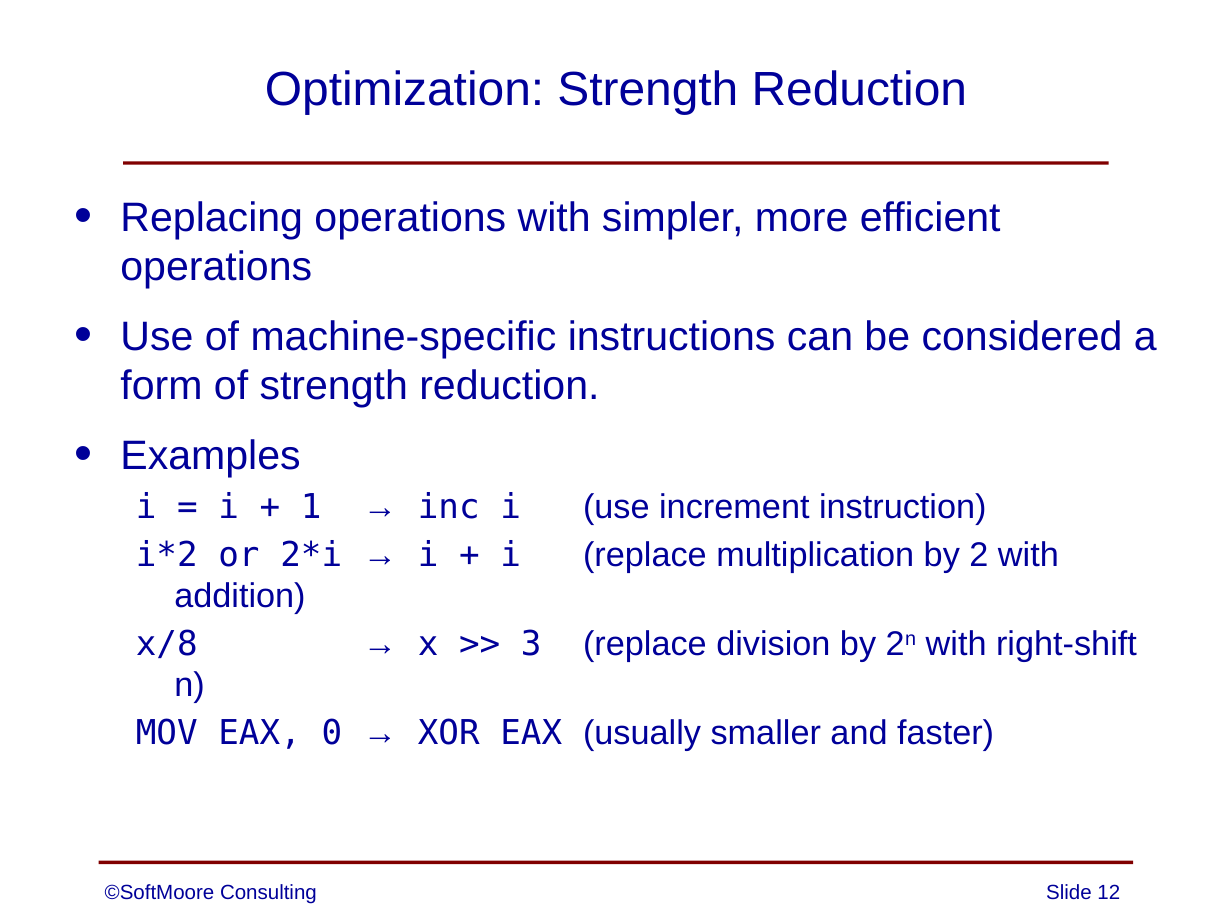
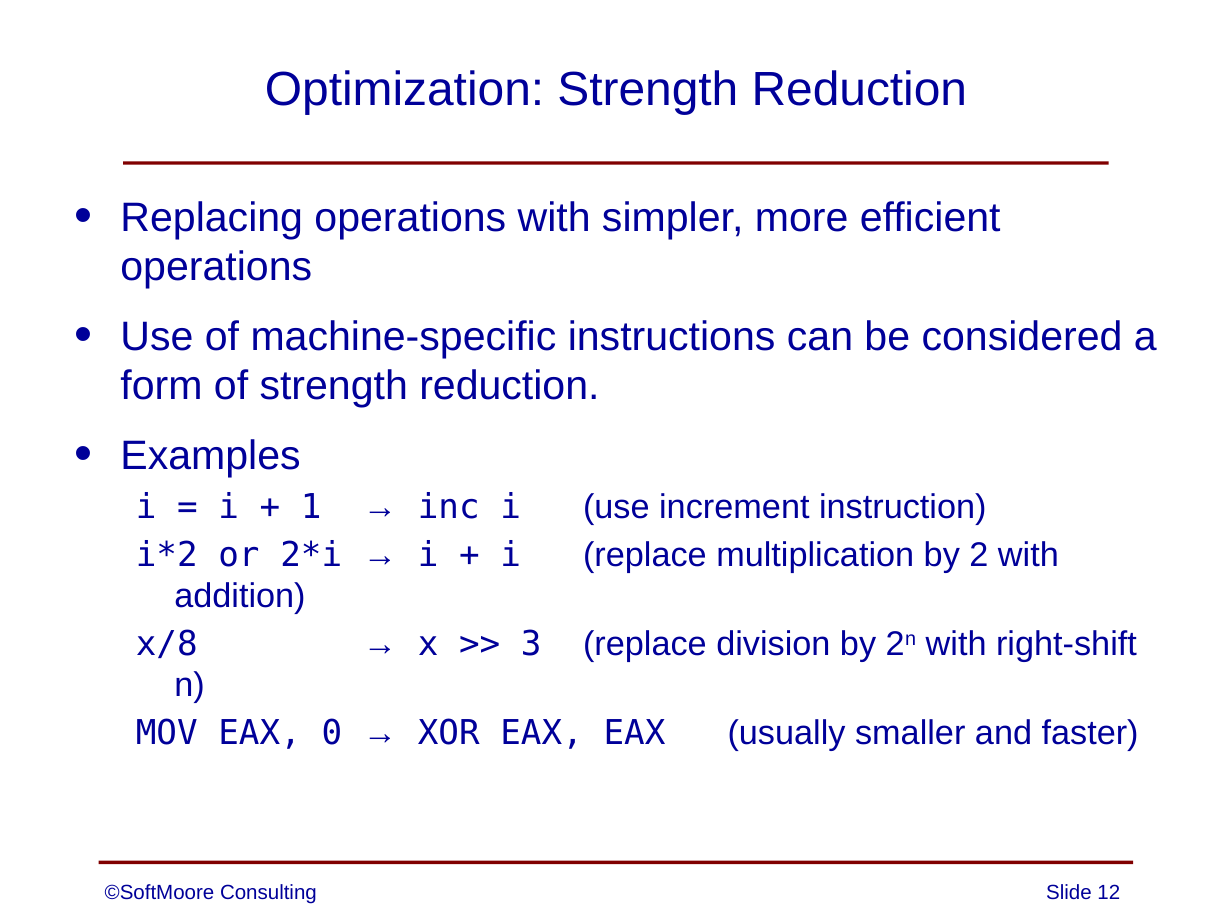
Before and after one commit to SoftMoore/CPRL-Java-4th, a slide deck: slide 12 of PowerPoints/12 - Optimization.pptx. Drawn at 1232x924 pixels with LibreOffice and Linux fonts; fonts in the diff are those of the drawing. Boxes give left, top, right and bottom in pixels: in the first picture for what was removed or moved away, otherwise in the second. Text is boxed around its words. In the diff, an @@ line names an element or a change of style, - is before the commit and + after.

```diff
--- a/PowerPoints/12 - Optimization.pptx
+++ b/PowerPoints/12 - Optimization.pptx
@@ text at bbox=[136, 718, 1139, 750]: text changed @@
-  MOV EAX, 0 → XOR EAX (usually smaller and faster)
+  MOV EAX, 0 → XOR EAX, EAX (usually smaller and faster)
```
Also in this commit, not shown: 3 other slides changed.
